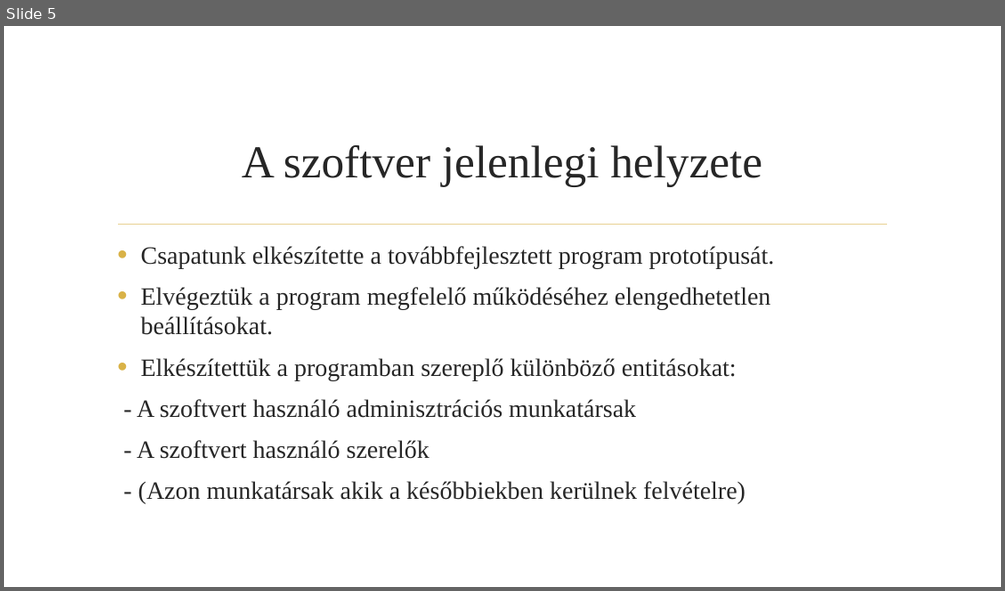
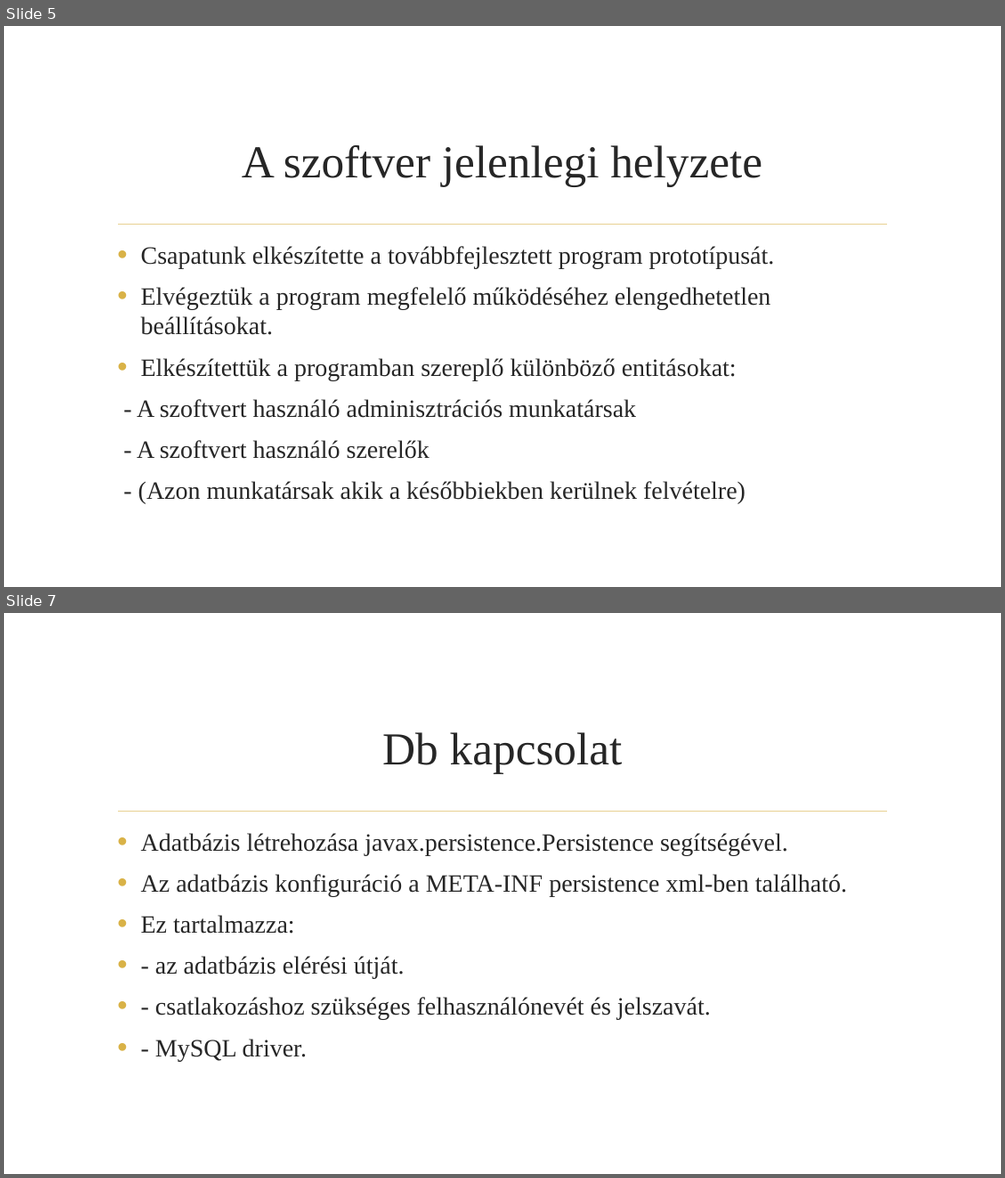
Before and after one commit to BenyBalazs/NagyProjekt, a slide deck: docs/Autószerelő alkalmazás.pptx. Shown one above the other, each under a label of ours: slide 5 before the commit, slides 5 and 7 after it; the slides between them are not shown. The pictures are 1005x591 and 1005x1178 pixels, drawn with LibreOffice and Linux fonts; fonts in the diff are those of the drawing; background and template pictures are left out. Boxes give left, top, right and bottom in pixels: in the first picture for what was removed or moved away, otherwise in the second. Text is boxed around its words. In the diff, an @@ line names an element or a change of style, - is before the commit and + after.

```diff
--- a/docs/Autószerelő alkalmazás.pptx
+++ b/docs/Autószerelő alkalmazás.pptx
@@ slide 7 added at bbox=[4, 613, 1001, 1174], background picture (left out); not listed: 1 template element that a slide beside it also shows @@
@@ title added at bbox=[382, 732, 623, 774], 44 pt, text #262626 @@
+Db kapcsolat
@@ text added at bbox=[141, 833, 847, 1061], 24 pt, text #262626 @@
+• Adatbázis létrehozása javax.persistence.Persistence segítségével.
+• Az adatbázis konfiguráció a META-INF persistence xml-ben található.
+• Ez tartalmazza:
+• - az adatbázis elérési útját.
+• - csatlakozáshoz szükséges felhasználónevét és jelszavát.
+• - MySQL driver.
```
Also in this commit, not shown: 3 other slides added.
